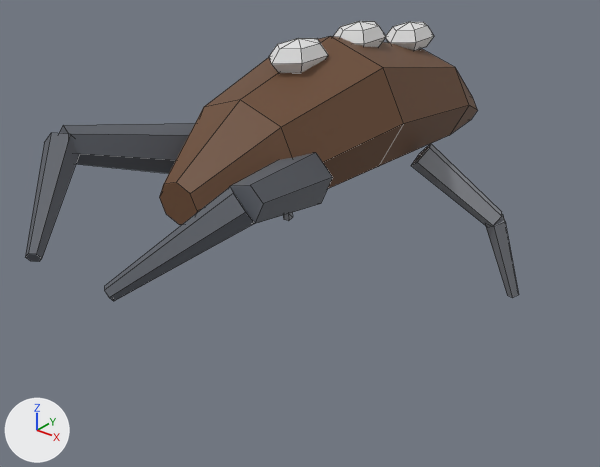
A saved change to the FBX model Starline/Packages/com.starline.game/Runtime/Resources/StarlineModels/ripper.fbx.
Before and after are seen from a camera (50 mm lens) standing at (1.479, -2.094, 1.53) and looking at (-0.002, -0.241, 0.382). Arrows for +X, +Y and +Z are at lower left; the lights stay in place. The first picture is the older version. Mesh edges are drawn as thin lines. Where no turn or scale is listed for an object, it has been applied to the vertices.

The older version as bpy lines, for what is in view:
```python
me_ripper = bpy.data.meshes.new('ripper')
me_ripper.from_pydata(...)  # 188 vertices, 166 faces; spans x -0.52..0.52, y -1.11..0.75, z 0.09..1.0
# faces by material slot: [94, 72]
me_ripper.materials.append(mat_hull_009)  # picture img_palette_png
me_ripper.materials.append(mat_glow_009)  # white #e7e7e7
ob_ripper = bpy.data.objects.new('ripper', me_ripper)
ob_ripper.location = (0.0, 0.0, 0.0)
```
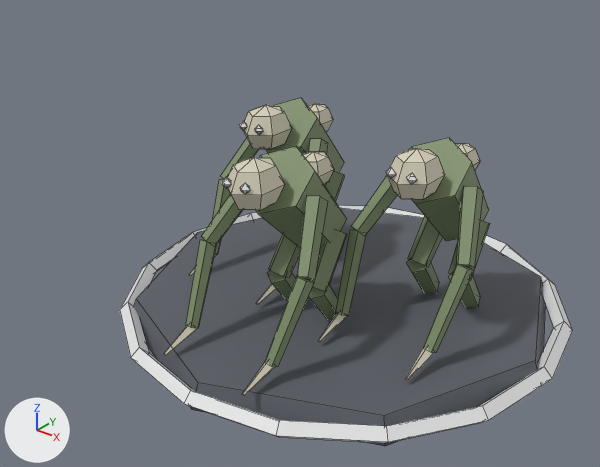
Location of each change, [x1, y1, x2, y2] in pixels of the pictures (600 x 467 px; the box of a moved part takes in the faces that stretch with it):
'ripper', reshaped (8% narrower, 24% taller)
    before: [25, 21, 519, 301]
    after: [120, 98, 573, 446]
part 1 of me_ripper, added
    after: [134, 208, 545, 446]
part 2 of me_ripper, added
    after: [303, 151, 334, 184]
part 3 of me_ripper, added
    after: [228, 157, 285, 210]
part 4 of me_ripper, added
    after: [308, 104, 333, 131]
part 5 of me_ripper, moved or reshaped
    before: [283, 212, 293, 221]
    after: [185, 240, 216, 328]
part 6 of me_ripper, moved or reshaped
    before: [411, 143, 502, 226]
    after: [297, 196, 328, 280]
part 7 of me_ripper, moved or reshaped
    before: [485, 214, 519, 298]
    after: [264, 276, 314, 367]
part 8 of me_ripper, added
    after: [244, 105, 292, 150]
part 9 of me_ripper, added
    after: [456, 143, 480, 170]
part 10 of me_ripper, added
    after: [212, 179, 231, 254]
part 11 of me_ripper, moved or reshaped (not visible before)
    after: [308, 138, 328, 154]
part 12 of me_ripper, added
    after: [387, 148, 445, 200]
part 13 of me_ripper, added (green)
    after: [336, 230, 366, 316]
part 14 of me_ripper, added (green)
    after: [456, 186, 483, 268]
part 15 of me_ripper, added (green)
    after: [423, 264, 474, 353]
part 16 of me_ripper, deleted
    before: [25, 21, 434, 301]
part 17 of me_ripper, reshaped
    before: [159, 36, 477, 225]
    after: [120, 98, 573, 443]

The change, as a diff of the scene's bpy script:
```diff
--- a/Starline/Packages/com.starline.game/Runtime/Resources/StarlineModels/ripper.fbx.py
+++ b/Starline/Packages/com.starline.game/Runtime/Resources/StarlineModels/ripper.fbx.py
@@ me_ripper @@
-me_ripper.from_pydata(...)  # 188 vertices, 166 faces; spans x -0.52..0.52, y -1.11..0.75, z 0.09..1.0
+me_ripper.from_pydata(...)  # 560 vertices, 494 faces; spans x -0.78..0.78, y -0.78..0.78, z 0.0..0.7
+# me_ripper part 1: a new loose piece, an 8-sided cut cone along z (radius 0.75 at the low end, 0.72 at the high end) spanning x -0.75..0.75, y -0.75..0.75, z 0.0..0.08, in mat_hull_009 (picture img_palette_png)
+# me_ripper part 2: a new loose piece, a UV sphere (6 segments, 4 rings, poles along z) spanning x -0.05..0.05, y -0.26..-0.1, z 0.52..0.64, in mat_hull_009 (picture img_palette_png)
+# me_ripper part 3: a new loose piece, a UV sphere (6 segments, 4 rings, poles along z) spanning x -0.07..0.07, y -0.55..-0.35, z 0.54..0.7, in mat_hull_009 (picture img_palette_png)
+# me_ripper part 4: a new loose piece, a UV sphere (6 segments, 4 rings, poles along z) spanning x -0.35..-0.25, y 0.14..0.3, z 0.52..0.64, in mat_hull_009 (picture img_palette_png)
+# me_ripper part 5: the loose piece of 10 vertices spanning x -0.52..-0.42, y 0.17..0.32, z 0.09..0.41 is multiplied about its middle by the matrix ((0.736, 0.405, -0.088), (-0.221, 0.535, 0.616), (0.351, -0.514, 0.572)), then moved by (0.3, -0.77, 0.01)
+# me_ripper part 6: the loose piece of 10 vertices spanning x 0.19..0.47, y 0.05..0.23, z 0.37..0.63 is multiplied about its middle by the matrix ((-0.329, 0.169, -0.644), (-0.325, -0.668, -0.009), (-0.581, 0.278, 0.37)), then moved by (-0.18, -0.52, -0.03)
+# me_ripper part 7: the loose piece of 10 vertices spanning x 0.42..0.52, y 0.17..0.32, z 0.09..0.41 is multiplied about its middle by the matrix ((0.736, -0.405, 0.088), (0.221, 0.535, 0.616), (-0.351, -0.514, 0.572)), then moved by (-0.3, -0.77, 0.01)
+# me_ripper part 8: a new loose piece, a UV sphere (6 segments, 4 rings, poles along z) spanning x -0.37..-0.23, y -0.15..0.05, z 0.54..0.7, in mat_hull_009 (picture img_palette_png)
+# me_ripper part 9: a new loose piece, a UV sphere (6 segments, 4 rings, poles along z) spanning x 0.27..0.37, y 0.09..0.25, z 0.52..0.64, in mat_hull_009 (picture img_palette_png)
+# me_ripper part 10: the loose piece of 10 vertices spanning x -0.52..-0.42, y 0.17..0.32, z 0.09..0.41 is copied, and the copy is multiplied about its middle by the matrix ((0.736, 0.405, -0.088), (-0.221, 0.535, 0.616), (0.351, -0.514, 0.572)), then moved by (0.0, -0.37, 0.01); it spans x -0.52..-0.44, y -0.2..-0.03, z 0.13..0.39
+# me_ripper part 11: the loose piece of 10 vertices spanning x -0.47..-0.19, y 0.05..0.23, z 0.37..0.63 is multiplied about its middle by the matrix ((-0.023, 0.741, 0.047), (-0.056, -0.049, 0.739), (0.741, 0.019, 0.057)), then moved by (0.18, -0.13, -0.03)
+# me_ripper part 12: a new loose piece, a UV sphere (6 segments, 4 rings, poles along z) spanning x 0.25..0.39, y -0.2..0.0, z 0.54..0.7, in mat_hull_009 (picture img_palette_png)
+# me_ripper part 13: the loose piece of 10 vertices spanning x 0.42..0.52, y 0.17..0.32, z 0.09..0.41 is copied, and the copy is multiplied about its middle by the matrix ((0.184, -0.759, -0.323), (0.681, -0.047, 0.499), (-0.466, -0.368, 0.601)), then moved by (-0.32, -0.41, 0.01); it spans x 0.1..0.18, y -0.25..-0.08, z 0.13..0.39
+# me_ripper part 14: the loose piece of 10 vertices spanning x 0.19..0.47, y 0.05..0.23, z 0.37..0.63 is copied, and the copy is multiplied about its middle by the matrix ((-0.329, 0.169, -0.644), (-0.325, -0.668, -0.009), (-0.581, 0.278, 0.37)), then moved by (0.14, -0.17, -0.03); it spans x 0.41..0.53, y -0.13..0.06, z 0.36..0.58
+# me_ripper part 15: the loose piece of 10 vertices spanning x 0.42..0.52, y 0.17..0.32, z 0.09..0.41 is copied, and the copy is multiplied about its middle by the matrix ((0.736, -0.405, 0.088), (0.221, 0.535, 0.616), (-0.351, -0.514, 0.572)), then moved by (0.02, -0.42, 0.01); it spans x 0.46..0.54, y -0.25..-0.08, z 0.13..0.39
+# me_ripper part 16: 7 loose pieces with 108 vertices, spanning x -0.37..0.37, y -1.11..0.47, z 0.58..1.0, are deleted
+# me_ripper part 17: 40 vertices removed from x -0.27..0.27, y -0.75..0.75, z 0.5..0.98; 334 vertices added at x -0.78..0.78, y -0.78..0.78, z 0.01..0.68
+# other edits to the shape of me_ripper do not show in these pictures
 me_ripper.materials.append(mat_hull_009)
```
